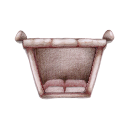
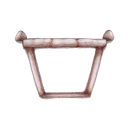
Comparing the layer stacks of the two 128px x 128px images. Changes:
painted on "door-regular" over [33, 47, 96, 93]
hid "door-hole" over [33, 46, 96, 98]
